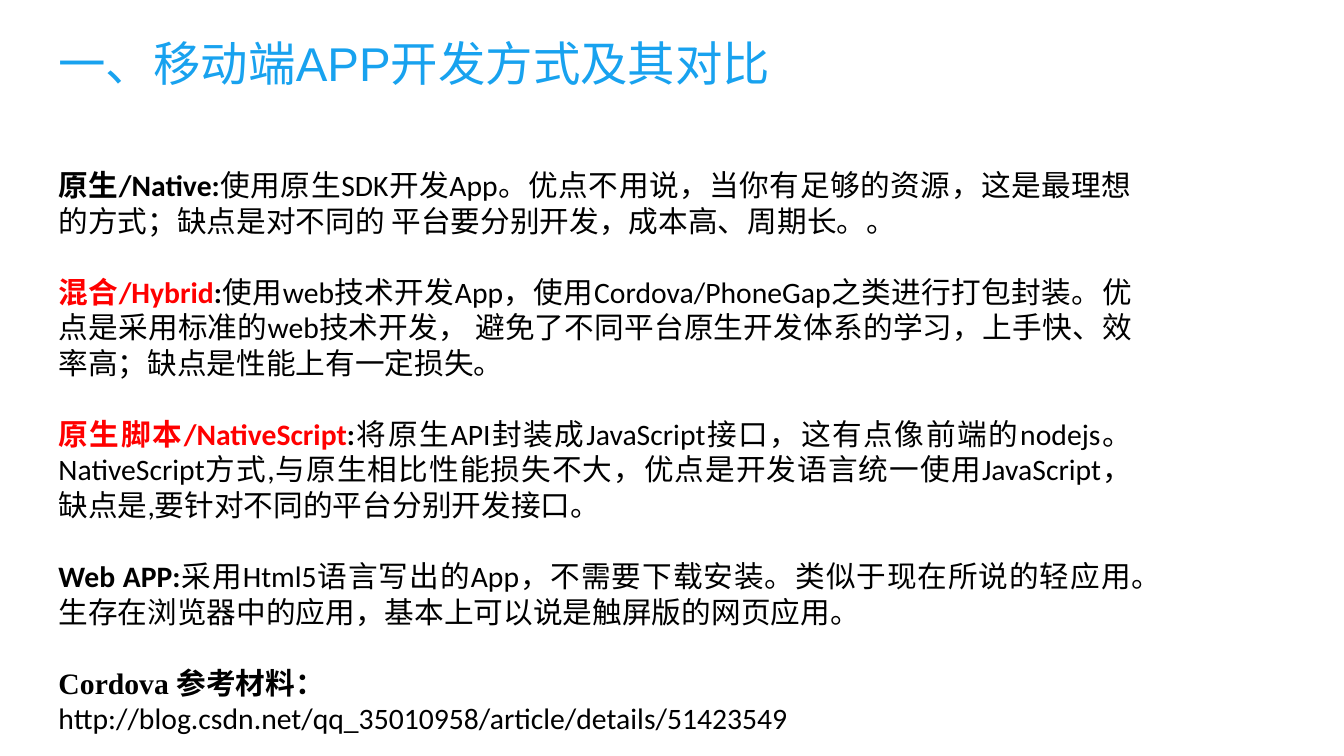
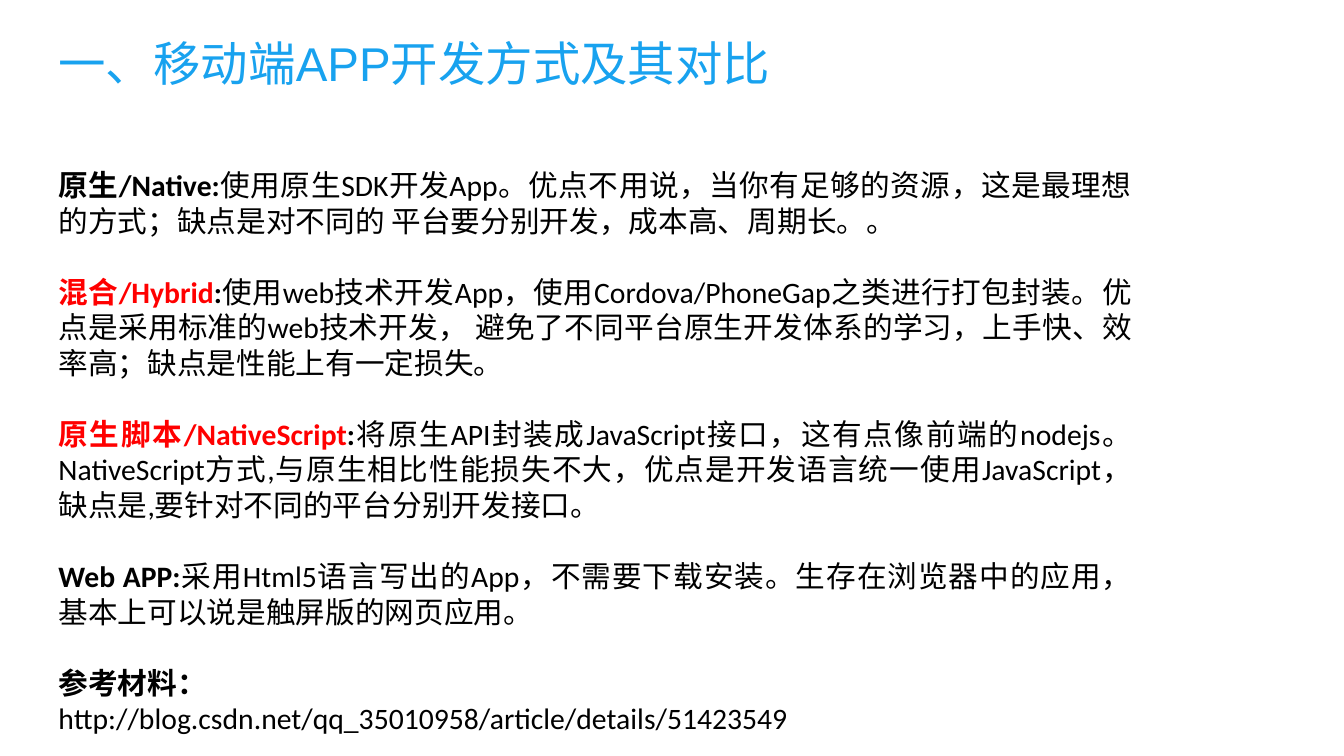
Before and after one commit to kuailewangzi1212/docs, a slide deck: slide 3 of ionic/ionic.pptx. Drawn at 1344x756 pixels with LibreOffice and Linux fonts; fonts in the diff are those of the drawing. Boxes give left, top, right and bottom in pixels: in the first picture for what was removed or moved away, otherwise in the second. Text is boxed around its words. In the diff, an @@ line names an element or a change of style, - is before the commit and + after.

```diff
--- a/ionic/ionic.pptx
+++ b/ionic/ionic.pptx
@@ text at box(58, 562, 1132, 697): text changed @@
-Web APP:采用Html5语言写出的App，不需要下载安装。类似于现在所说的轻应用。生存在浏览器中的应用，基本上可以说是触屏版的网页应用。
-Cordova 参考材料：
+Web APP:采用Html5语言写出的App，不需要下载安装。生存在浏览器中的应用，基本上可以说是触屏版的网页应用。
+参考材料：
```
Also in this commit, not shown: 3 other slides changed, 5 slides added, 1 slide removed, 3 other files.
